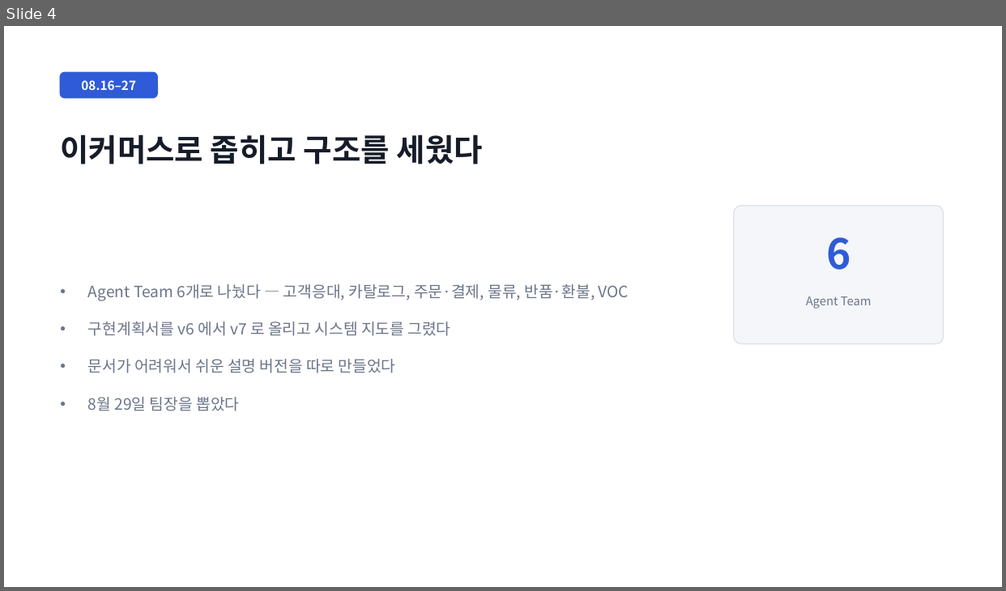
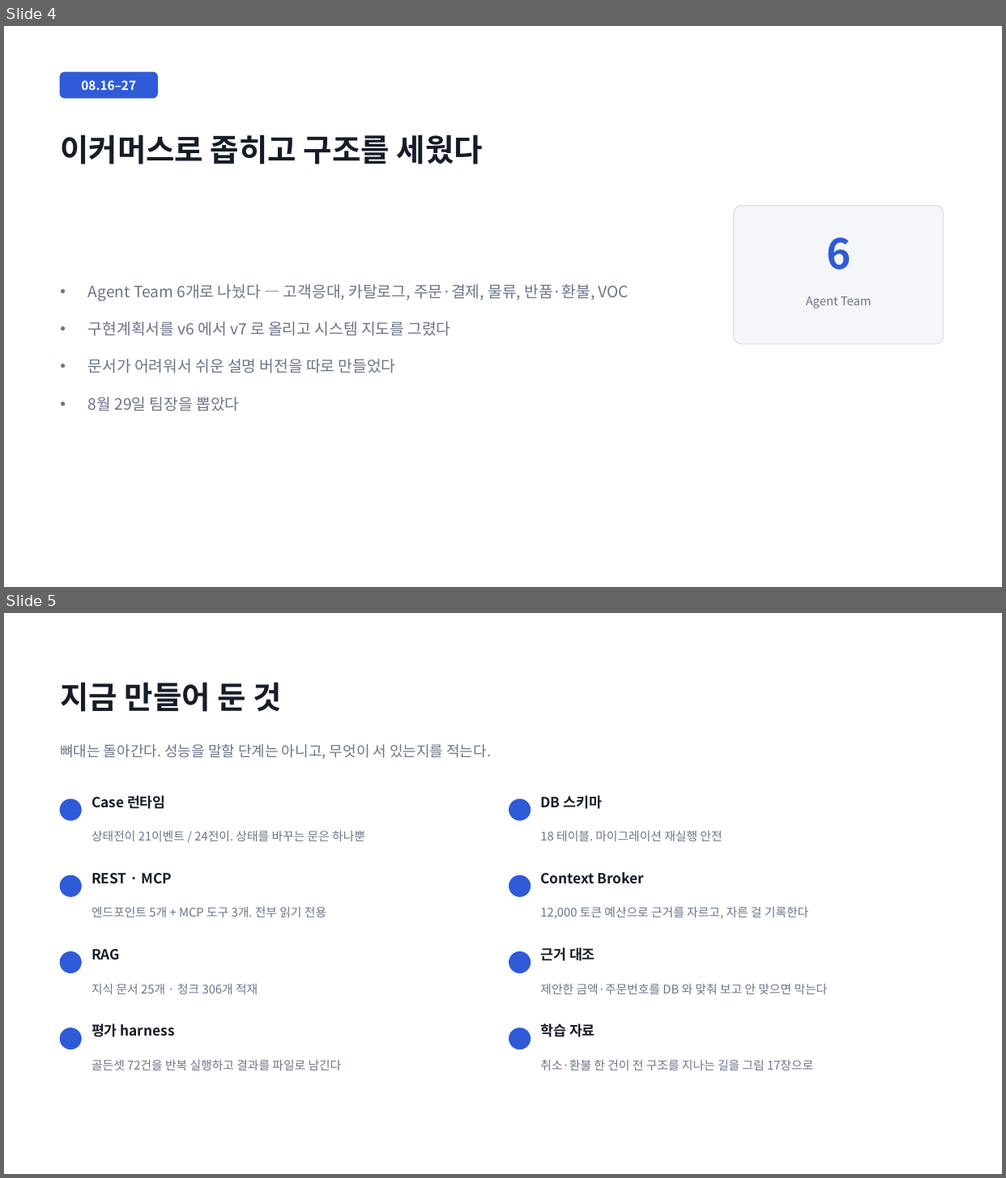
Before and after one commit to roroblack/A-COP, a slide deck: program/산출물양식/[발표] A-COP_진행경과_2026-09-04.pptx. Shown one above the other, each under a label of ours: slide 4 before the commit, slides 4 and 5 after it. The pictures are 1006x591 and 1006x1178 pixels, drawn with LibreOffice and Linux fonts; fonts in the diff are those of the drawing. Boxes give left, top, right and bottom in pixels: in the first picture for what was removed or moved away, otherwise in the second. Text is boxed around its words. In the diff, an @@ line names an element or a change of style, - is before the commit and + after.

```diff
--- a/program/산출물양식/[발표] A-COP_진행경과_2026-09-04.pptx
+++ b/program/산출물양식/[발표] A-COP_진행경과_2026-09-04.pptx
@@ slide 5 added at <box>4,613,1002,1174</box>, background #FFFFFF @@
@@ text added at <box>60,682,282,712</box>, 30 pt, text #161C28, bold @@
+지금 만들어 둔 것
@@ text added at <box>60,744,491,759</box>, 14 pt, text #6B7488 @@
+뼈대는 돌아간다. 성능을 말할 단계는 아니고, 무엇이 서 있는지를 적는다.
@@ ellipse added at <box>60,799,81,820</box>, fill #2F5BD8, outline #2F5BD8 1 pt @@
@@ text added at <box>91,795,166,809</box>, 13.5 pt, text #161C28, bold @@
+Case 런타임
@@ ellipse added at <box>509,799,530,820</box>, fill #2F5BD8, outline #2F5BD8 1 pt @@
@@ text added at <box>540,795,602,809</box>, 13.5 pt, text #161C28, bold @@
+DB 스키마
@@ text added at <box>91,831,365,841</box>, 11.5 pt, text #6B7488 @@
+상태전이 21이벤트 / 24전이. 상태를 바꾸는 문은 하나뿐
@@ text added at <box>540,831,722,841</box>, 11.5 pt, text #6B7488 @@
+18 테이블. 마이그레이션 재실행 안전
@@ ellipse added at <box>60,875,81,897</box>, fill #2F5BD8, outline #2F5BD8 1 pt @@
@@ text added at <box>91,873,172,884</box>, 13.5 pt, text #161C28, bold @@
+REST · MCP
@@ ellipse added at <box>509,875,530,897</box>, fill #2F5BD8, outline #2F5BD8 1 pt @@
@@ text added at <box>540,872,644,884</box>, 13.5 pt, text #161C28, bold @@
+Context Broker
@@ text added at <box>91,907,326,918</box>, 11.5 pt, text #6B7488 @@
+엔드포인트 5개 + MCP 도구 3개. 전부 읽기 전용
@@ text added at <box>540,907,808,919</box>, 11.5 pt, text #6B7488 @@
+12,000 토큰 예산으로 근거를 자르고, 자른 걸 기록한다
@@ ellipse added at <box>60,952,81,973</box>, fill #2F5BD8, outline #2F5BD8 1 pt @@
@@ text added at <box>91,949,120,960</box>, 13.5 pt, text #161C28, bold @@
+RAG
@@ ellipse added at <box>509,952,530,973</box>, fill #2F5BD8, outline #2F5BD8 1 pt @@
@@ text added at <box>540,948,595,961</box>, 13.5 pt, text #161C28, bold @@
+근거 대조
@@ text added at <box>91,984,258,995</box>, 11.5 pt, text #6B7488 @@
+지식 문서 25개 · 청크 306개 적재
@@ text added at <box>540,984,828,995</box>, 11.5 pt, text #6B7488 @@
+제안한 금액·주문번호를 DB 와 맞춰 보고 안 맞으면 막는다
@@ text added at <box>91,1024,175,1037</box>, 13.5 pt, text #161C28, bold @@
+평가 harness
@@ text added at <box>540,1024,595,1037</box>, 13.5 pt, text #161C28, bold @@
+학습 자료
@@ ellipse added at <box>60,1029,81,1050</box>, fill #2F5BD8, outline #2F5BD8 1 pt @@
@@ ellipse added at <box>509,1029,530,1050</box>, fill #2F5BD8, outline #2F5BD8 1 pt @@
@@ text added at <box>91,1060,342,1071</box>, 11.5 pt, text #6B7488 @@
+골든셋 72건을 반복 실행하고 결과를 파일로 남긴다
@@ text added at <box>540,1060,813,1071</box>, 11.5 pt, text #6B7488 @@
+취소·환불 한 건이 전 구조를 지나는 길을 그림 17장으로
```
Also in this commit, not shown: 4 slides changed, 1 other slide added, 1 slide removed, 4 other files.
